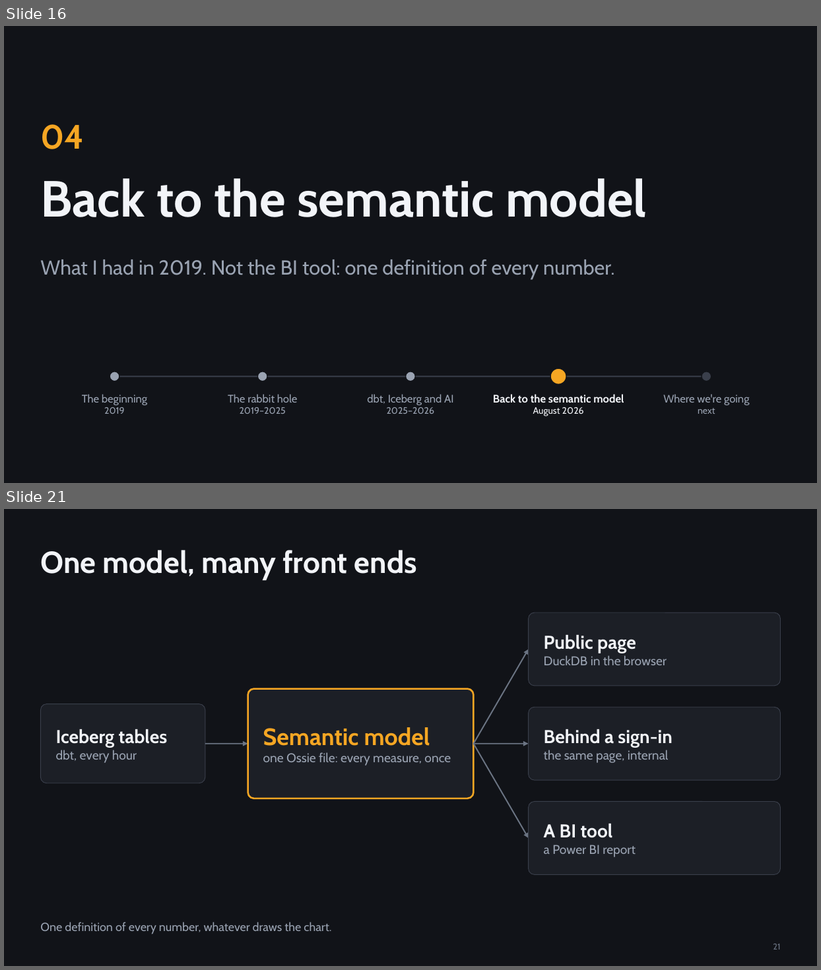
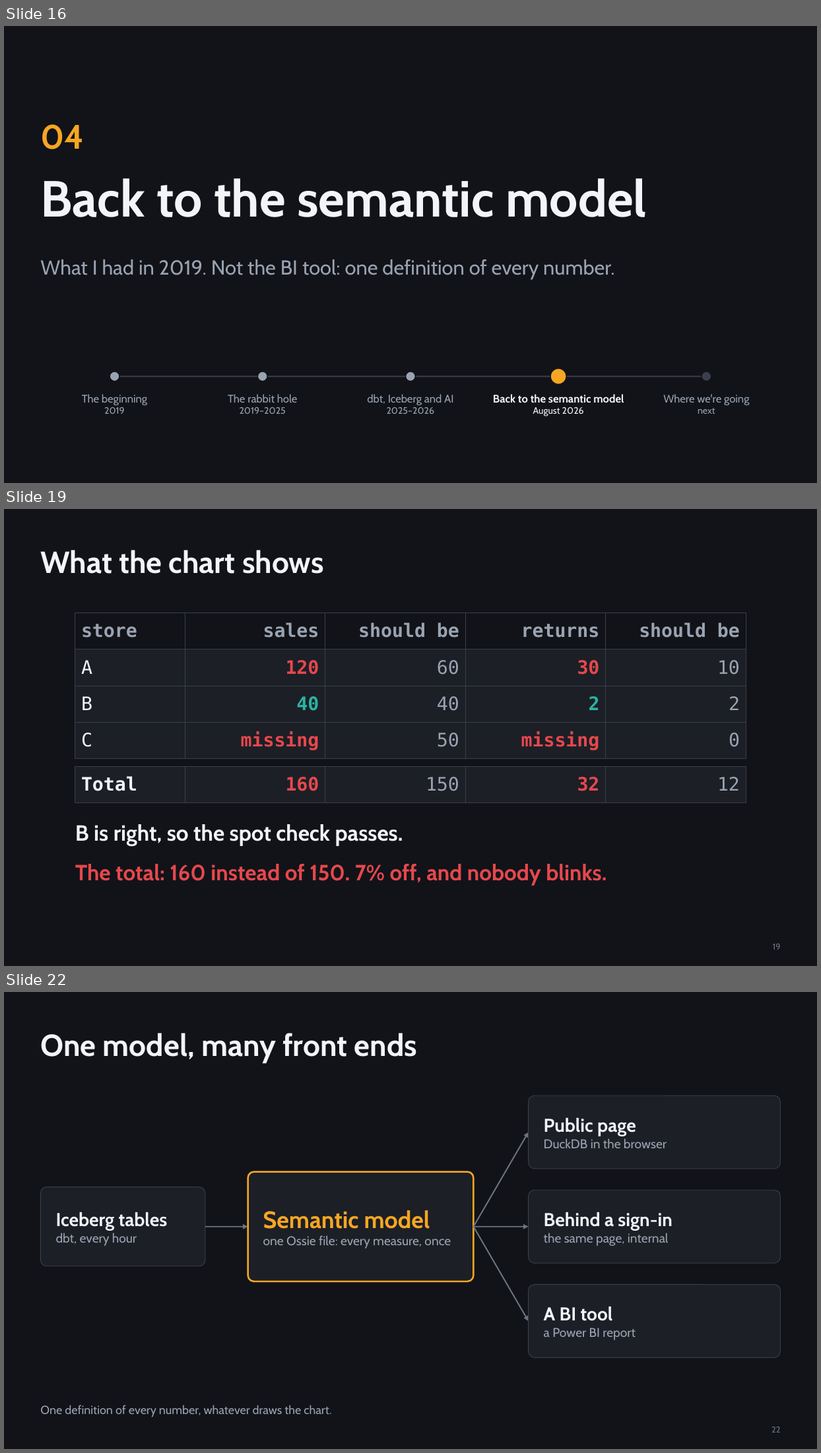
Before and after one commit to djouallah/presentations, a slide deck: analytics-as-code/analytics-as-code.pptx. Shown one above the other, each under a label of ours: slides 16 and 21 before the commit, slides 16, 19 and 22 after it; the slides between them are not shown. The pictures are 821x970 and 821x1453 pixels, drawn with LibreOffice and Linux fonts; fonts in the diff are those of the drawing. Boxes give left, top, right and bottom in pixels: in the first picture for what was removed or moved away, otherwise in the second. Text is boxed around its words. In the diff, an @@ line names an element or a change of style, - is before the commit and + after.

```diff
--- a/analytics-as-code/analytics-as-code.pptx
+++ b/analytics-as-code/analytics-as-code.pptx
@@ slide 19 added at bbox=[4, 509, 817, 966], background #111318 @@
@@ title added at bbox=[40, 550, 324, 574], 36 pt, text #F2F4F8, bold @@
+What the chart shows
@@ table added at bbox=[75, 613, 746, 650], 1 rows, 5 columns @@
+store | sales | should be | returns | should be
@@ table added at bbox=[75, 650, 746, 686], 1 rows, 5 columns @@
+A | 120 | 60 | 30 | 10
@@ table added at bbox=[75, 686, 746, 722], 1 rows, 5 columns @@
+B | 40 | 40 | 2 | 2
@@ table added at bbox=[75, 722, 746, 759], 1 rows, 5 columns @@
+C | missing | 50 | missing | 0
@@ table added at bbox=[75, 766, 746, 803], 1 rows, 5 columns @@
+Total | 160 | 150 | 32 | 12
@@ text added at bbox=[75, 824, 403, 846], 26 pt, text #F2F4F8, bold @@
+B is right, so the spot check passes.
@@ text added at bbox=[75, 864, 607, 886], 26 pt, text #E5484D, bold @@
+The total: 160 instead of 150. 7% off, and nobody blinks.
@@ page number added at bbox=[773, 944, 781, 950], 10 pt, text #6B7483 @@
+19
@@ what was slide 21 is now slide 22 @@
@@ page number at bbox=[772, 1427, 780, 1433]: text changed @@
-21
+22
```
Also in this commit, not shown: 1 slide changed, 4 other slides added, 4 slides removed, 5 other files.
